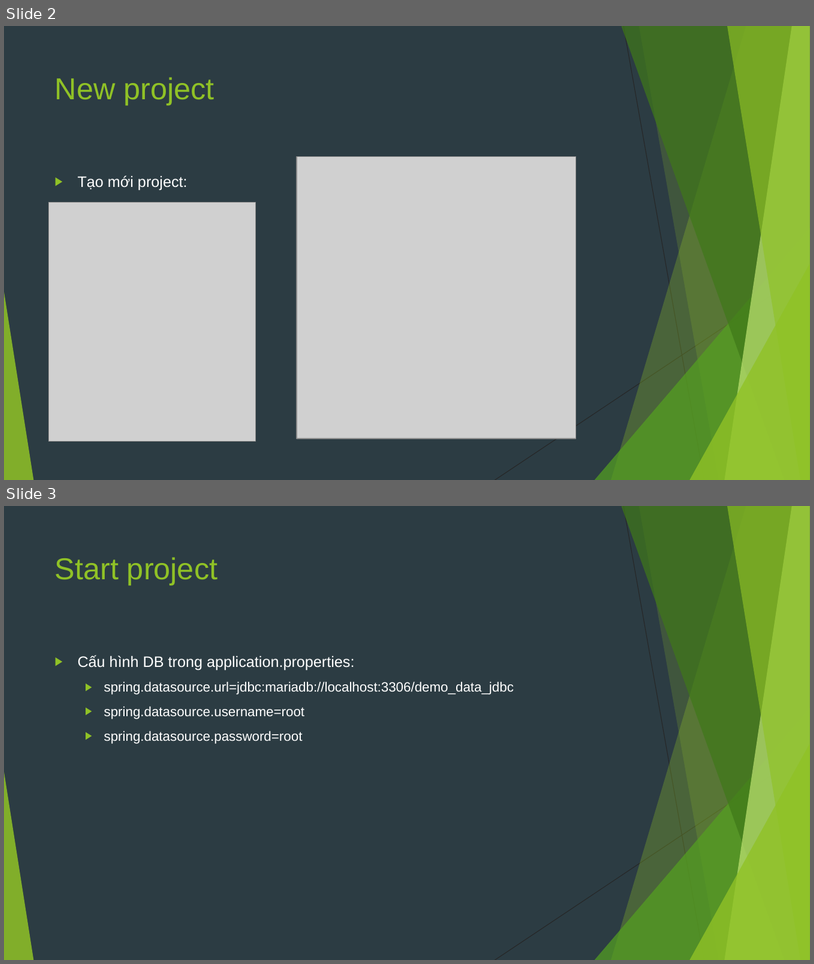
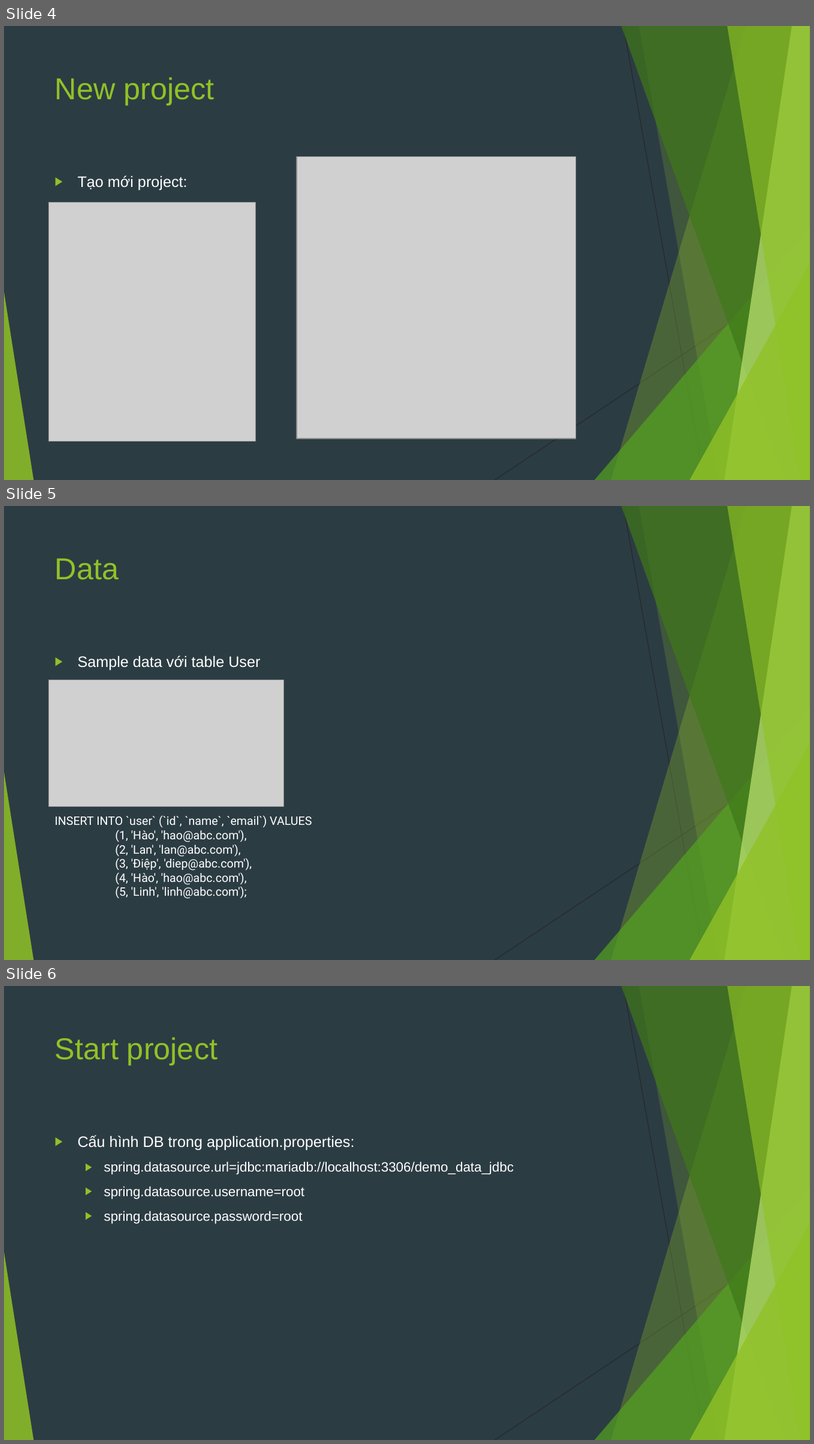
Before and after one commit to sobbingwind/SpringBoot, a slide deck: 06.Spring Data JDBC.pptx. Shown one above the other, each under a label of ours: slides 2 and 3 before the commit, slides 4, 5 and 6 after it. The pictures are 814x964 and 814x1444 pixels, drawn with LibreOffice and Linux fonts; fonts in the diff are those of the drawing; grey boxes stand for pictures. Boxes give left, top, right and bottom in pixels: in the first picture for what was removed or moved away, otherwise in the second. Text is boxed around its words. In the diff, an @@ line names an element or a change of style, - is before the commit and + after.

```diff
--- a/06.Spring Data JDBC.pptx
+++ b/06.Spring Data JDBC.pptx
@@ slide 5 added at <box>4,506,810,960</box>, background #2C3C43; not listed: 10 template elements that a slide beside it also shows @@
@@ title added at <box>55,558,119,580</box>, 36 pt, text #90C226 @@
+Data
@@ text added at <box>78,655,260,670</box>, 18 pt, text #FFFFFF @@
+▶ Sample data với table User
@@ picture added at <box>49,680,284,807</box> @@
@@ text added at <box>55,815,312,898</box>, 14 pt, text #FFFFFF @@
+INSERT INTO `user` (`id`, `name`, `email`) VALUES
+(1, 'Hào', 'hao@abc.com'),
+(2, 'Lan', 'lan@abc.com'),
+(3, 'Điệp', 'diep@abc.com'),
+(4, 'Hào', 'hao@abc.com'),
+(5, 'Linh', 'linh@abc.com');
@@ what was slide 2 is now slide 4 @@
@@ what was slide 3 is now slide 6 @@
```
Also in this commit, not shown: 18 other slides added.
